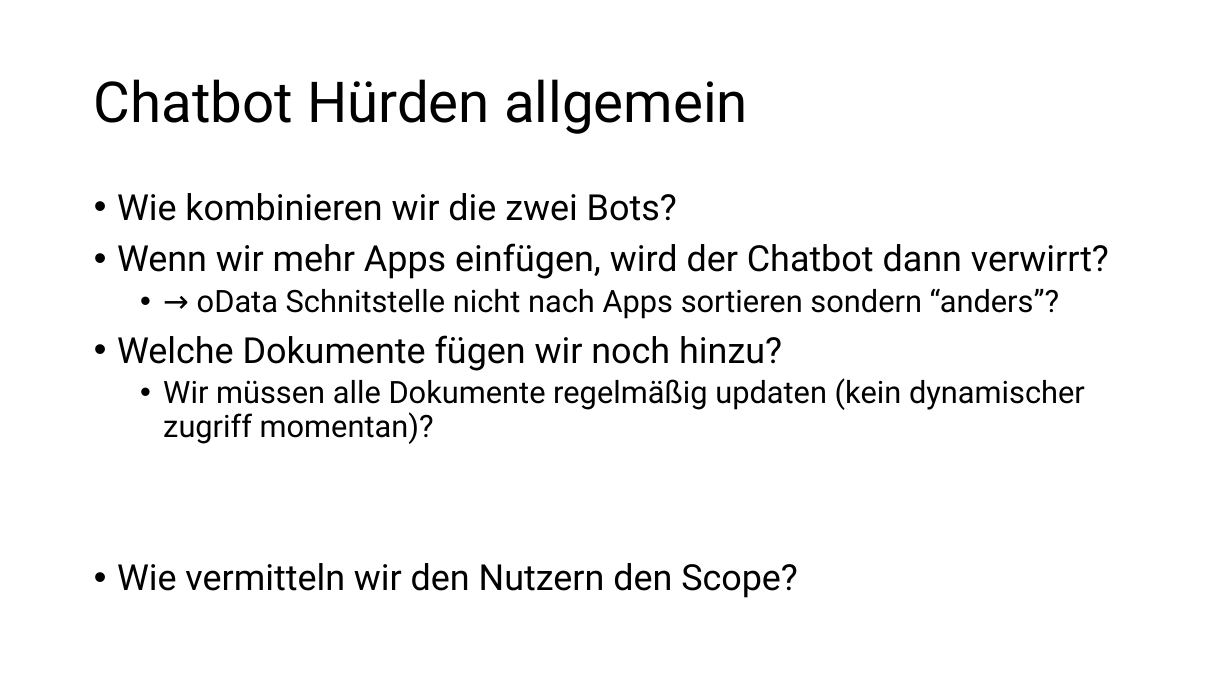
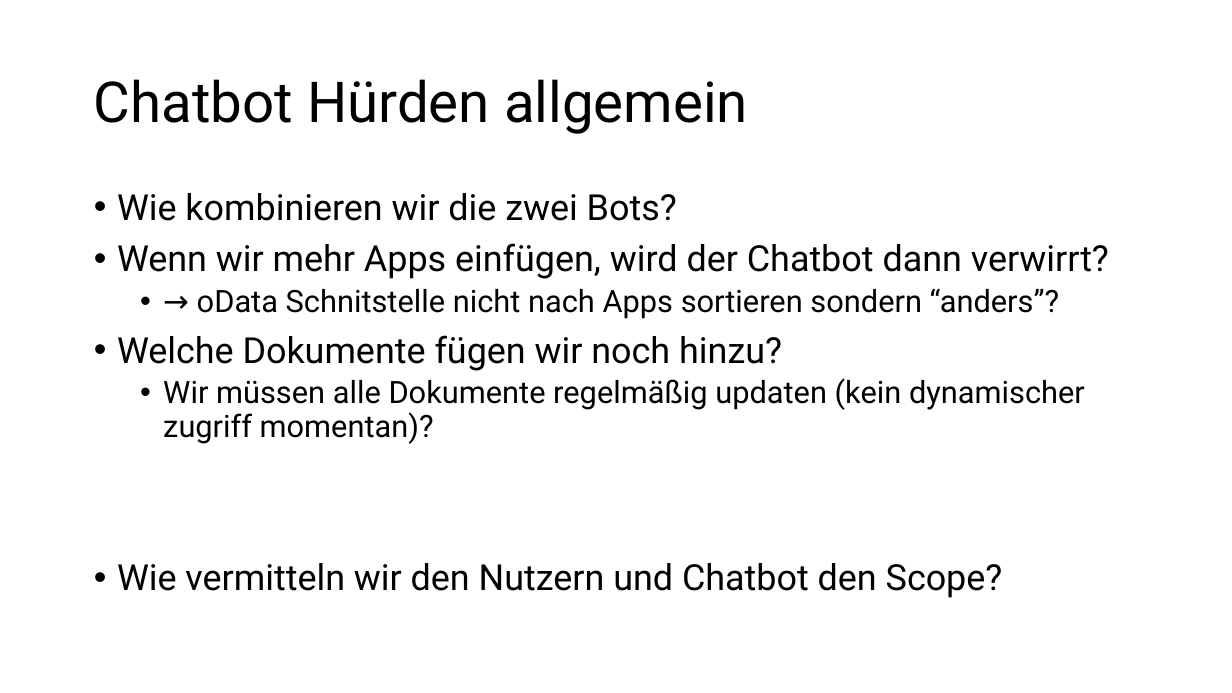
Before and after one commit to gladklo/bachelorThesis, a slide deck: slide 9 of Nico-Silas.pptx (slide 10 before the commit). Drawn at 1232x693 pixels with LibreOffice and Linux fonts; fonts in the diff are those of the drawing. Boxes give left, top, right and bottom in pixels: in the first picture for what was removed or moved away, otherwise in the second. Text is boxed around its words. In the diff, an @@ line names an element or a change of style, - is before the commit and + after.

```diff
--- a/Nico-Silas.pptx
+++ b/Nico-Silas.pptx
@@ text at [117,563,1003,598]: text changed @@
-• Wie vermitteln wir den Nutzern den Scope?
+• Wie vermitteln wir den Nutzern und Chatbot den Scope?
```
Also in this commit, not shown: 2 other slides changed, 1 slide removed, 1 other file.
